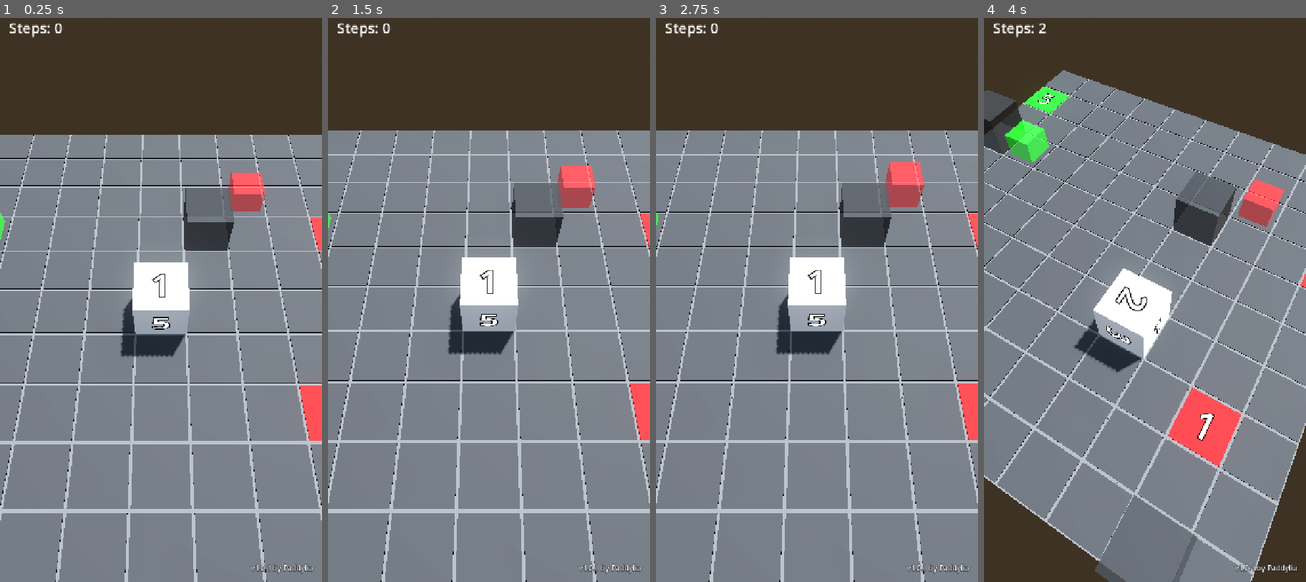
Above: before the commit, frames 1-4 (left to right).
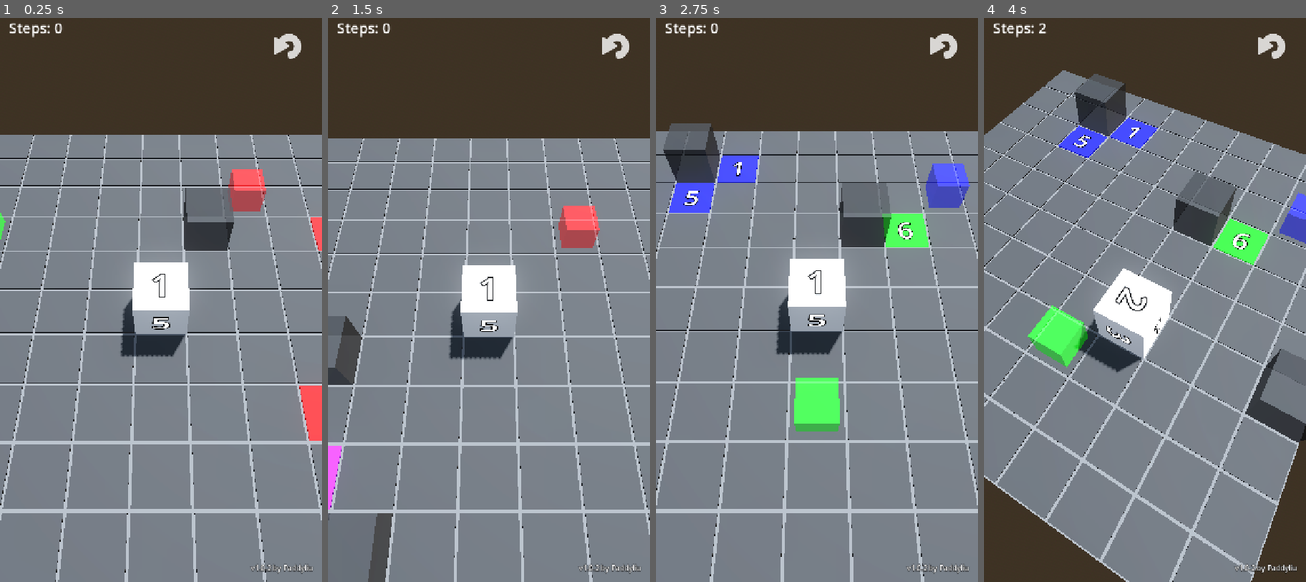
Above: after the commit, the same moments.

Repository: paddy226/MOVE_BOX
Game: Godot game, scene res://main.tscn
Same seed, same stepped clock (60 frames per second), same inputs: the game is played once before the commit and once after it.
Inputs (mouse positions are in pixels of both pictures, inside the frame that each line leads up to):
- Up to frame 1 (0.25 s): no input
- Up to frame 2 (1.5 s): click (614, 46) at 0.52 s; click (614, 46) at 1.27 s
- Up to frame 3 (2.75 s): click (942, 46) at 2.02 s
- Up to frame 4 (4 s): tap Enter (ui_accept) at 2.75, 3.02 s; move the mouse to (1215, 266) at 2.77 s; hold D 2.78-3.5 s; tap Q at 2.85 s; click (1215, 266) at 2.92 s; drag from (1080, 322) to (1128, 412) at 3.52 s

The runs differ from the first frame. In frame 1, 0.4% of the frame differs, in the area x 72-94%, y 2-99%; in frame 2, 18%, in the area x 0-100%, y 2-100%; in frame 3, 9.8%; in frame 4, 11%.

Commit message:
v1.0.2: Implement input buffering, fix touch conflicts, separate author data, and resolve Tween warnings

Diff:
--- a/audio_manager.gd
+++ b/audio_manager.gd
@@ -6,7 +6,8 @@
 	"color_change": preload("res://assets/kenney_interface-sounds/Audio/switch_001.ogg"),
 	"goal": preload("res://assets/kenney_interface-sounds/Audio/confirmation_001.ogg"),
 	"win": preload("res://assets/kenney_interface-sounds/Audio/drop_004.ogg"),
-	"error": preload("res://assets/kenney_interface-sounds/Audio/glass_006.ogg")
+	"error": preload("res://assets/kenney_interface-sounds/Audio/glass_006.ogg"),
+	"ui_click": preload("res://assets/kenney_interface-sounds/Audio/click_001.ogg")
 }
 
 func play(sound_name: String) -> void:
--- a/game_state.gd
+++ b/game_state.gd
@@ -4,4 +4,5 @@
 var last_camera_rotation: Vector3 = Vector3(-PI/3, 0, 0) # 預設俯視 60 度
 var last_camera_distance: float = 7.0 # 預設距離 7
 var current_steps: int = 0
-var version_number: String = "v1.0.1 by Paddyliu"
+var version_number: String = "v1.0.2"
+var author_name: String = "Paddyliu"
--- a/player.gd
+++ b/player.gd
@@ -1,5 +1,5 @@
 extends Node3D
-# player.gd - 修正 Pivot 翻轉位移問題
+# player.gd - 優化手感：加入輸入緩衝區 (Input Buffering)
 
 @export var roll_speed: float = 0.2
 @export var grid_size: float = 1.0
@@ -8,6 +8,7 @@
 var current_bottom_value: int = 6
 var current_color: Color = Color.WHITE # 預設為白色
 var error_cooldown: float = 0.0 # 錯誤音效冷卻時間
+var buffered_input: Vector3 = Vector3.ZERO # 新增：輸入緩衝
 
 @onready var box_mesh: MeshInstance3D = $BoxMesh
 @onready var face_labels_container: Node3D = $BoxMesh/FaceLabels
@@ -27,9 +28,7 @@
 		error_cooldown -= _delta
 
 func _unhandled_input(event: InputEvent) -> void:
-	if is_moving: return
-
-	# 只處理按下的事件 (允許連續按住不放)
+	# 處理鍵盤按下的事件 (允許連續按住不放)
 	if event is InputEventKey and event.pressed:
 		var intent_dir = Vector3.ZERO
 		match event.keycode:
@@ -40,18 +39,25 @@
 
 		if intent_dir != Vector3.ZERO:
 			var world_dir = _get_camera_relative_dir(intent_dir)
-			roll_box(world_dir)
+
+			if is_moving:
+				buffered_input = world_dir # 移動中，存入緩衝
+			else:
+				roll_box(world_dir) # 靜止，直接移動
 
 func _on_swipe_direction_changed(intent_dir: Vector3) -> void:
-	if is_moving or intent_dir == Vector3.ZERO: return
+	if intent_dir == Vector3.ZERO: return
 	var world_dir = _get_camera_relative_dir(intent_dir)
-	roll_box(world_dir)
+
+	if is_moving:
+		buffered_input = world_dir
+	else:
+		roll_box(world_dir)
 
 func _get_camera_relative_dir(intent: Vector3) -> Vector3:
 	var cam = get_viewport().get_camera_3d()
 	if not cam: return intent
 
-	# 取得鏡頭的水平方向 (忽略 Y 軸)
 	var cam_basis = cam.global_transform.basis
 	var cam_forward = -cam_basis.z
 	cam_forward.y = 0
@@ -61,28 +67,23 @@
 	cam_right.y = 0
 	cam_right = cam_right.normalized()
 
-	# 根據意圖合成目標向量
 	var target_vec = Vector3.ZERO
 	if intent == Vector3.FORWARD: target_vec = cam_forward
 	elif intent == Vector3.BACK: target_vec = -cam_forward
 	elif intent == Vector3.LEFT: target_vec = -cam_right
 	elif intent == Vector3.RIGHT: target_vec = cam_right
 
-	# 校準：將目標向量對齊到最接近的世界軸 (X 或 Z)
 	if abs(target_vec.x) > abs(target_vec.z):
-		return Vector3(sign(target_vec.x), 0, 0)
+		return Vector3(round(target_vec.x), 0, 0)
 	else:
-		return Vector3(0, 0, sign(target_vec.z))
+		return Vector3(0, 0, round(target_vec.z))
 
 func _setup_material() -> void:
-	# 為箱子建立一個獨立的材質實例，避免修改到原始資源
 	var mat = StandardMaterial3D.new()
 	mat.albedo_color = current_color
 	mat.roughness = 0.5
-	# Godot 4.x 應使用 set_surface_override_material
 	box_mesh.set_surface_override_material(0, mat)
 
-# 提供給換色點呼叫的公開方法
 func change_color(new_color: Color) -> void:
 	current_color = new_color
 	var mat = box_mesh.get_surface_override_material(0)
@@ -90,18 +91,14 @@
 		mat.albedo_color = new_color
 	print("箱子顏色已更換為: ", new_color)
 
-# 達成目標時的閃爍效果
 func flash() -> void:
 	var mat = box_mesh.get_surface_override_material(0)
 	if not mat is StandardMaterial3D: return
-
 	var old_emission = mat.emission_enabled
 	var old_energy = mat.emission_energy_multiplier
-
 	mat.emission_enabled = true
 	mat.emission = Color.WHITE
 	mat.emission_energy_multiplier = 1.2
-
 	var tween = get_tree().create_tween()
 	tween.tween_property(mat, "emission_energy_multiplier", 0.0, 0.4).set_trans(Tween.TRANS_CUBIC).set_ease(Tween.EASE_OUT)
 	tween.chain().tween_callback(func():
@@ -110,7 +107,9 @@
 	)
 
 func roll_box(dir: Vector3) -> void:
-	# 0. 邊界檢查 (檢查目標位置是否有地板)
+	if is_moving: return
+
+	# 邊界檢查
 	var next_pos = Vector2i(round(global_position.x + dir.x * grid_size), round(global_position.z + dir.z * grid_size))
 	var level = get_parent().get_node_or_null("Level")
 	if level:
@@ -118,35 +117,25 @@
 		if tile == null or tile.type == Tile.TileType.OBSTACLE:
 			if error_cooldown <= 0:
 				AudioManager.play("error")
-				error_cooldown = 0.5 # 設定 0.5 秒冷卻
-			return # 目標位置沒有地板或是有障礙物，直接返回
+				error_cooldown = 0.5
+			return
 
 	is_moving = true
 	AudioManager.play("roll")
 
-	# 增加步數
 	GameState.current_steps += 1
 	stepped.emit(GameState.current_steps)
 
-	# 1. 計算軸心點 (世界座標)
 	var pivot_pos: Vector3 = global_position + (dir * grid_size * 0.5) + (Vector3.DOWN * grid_size * 0.5)
-
-	# 2. 建立臨時 Pivot 節點
 	var pivot_node = Node3D.new()
 	get_parent().add_child(pivot_node)
 	pivot_node.global_position = pivot_pos
 
-	# 3. 將自己移交給 Pivot 節點 (保持世界座標)
 	var original_parent = get_parent()
 	self.reparent(pivot_node, true)
 
-	# 4. 計算旋轉軸
 	var axis: Vector3 = dir.cross(Vector3.DOWN).normalized()
-
-	# 5. 使用 Tween 旋轉 Pivot
-	# 這裡我們旋轉 90 度 (PI/2)
 	var tween = get_tree().create_tween()
-	# 我們旋轉的是 pivot_node 的旋轉屬性
 	tween.tween_method(
 		func(angle: float): pivot_node.basis = Basis(axis, angle),
 		0.0, PI/2, roll_speed
@@ -154,21 +143,20 @@
 
 	await tween.finished
 
-	# 6. 回到原父節點，並清除臨時 Pivot (保持世界座標)
 	self.reparent(original_parent, true)
 	pivot_node.queue_free()
 
-	# 7. 最終座標與角度校準
 	_snap_to_grid()
-
-	# 8. 更新底面數字
 	_update_bottom_face()
-
-	# 9. 偵測所在格子並觸發效果
 	_check_tile_effect()
 
 	is_moving = false
-	print("箱子位置: ", global_position, " 底面數字: ", current_bottom_value)
+
+	# 處理緩衝指令
+	if buffered_input != Vector3.ZERO:
+		var next_dir = buffered_input
+		buffered_input = Vector3.ZERO
+		roll_box(next_dir)
 
 func _check_tile_effect() -> void:
 	var level = get_parent().get_node_or_null("Level")
@@ -181,27 +169,19 @@
 func _update_bottom_face() -> void:
 	var best_dot = -1.0
 	var new_value = 1
-
 	for label in face_labels_container.get_children():
 		if label is Label3D:
-			# 取得 Label 在世界空間中的朝外向量 (通常是它的 local Z)
 			var face_normal = label.global_transform.basis.z.normalized()
-			# 與 Vector3.DOWN (0, -1, 0) 做內積，數值越大代表越接近朝下
 			var dot = face_normal.dot(Vector3.DOWN)
-
 			if dot > best_dot:
 				best_dot = dot
 				new_value = int(label.text)
-
 	current_bottom_value = new_value
 
 func _snap_to_grid() -> void:
-	# 強制座標與角度精確對齊
 	global_position.y = 0.0
 	global_position.x = round(global_position.x / grid_size) * grid_size
 	global_position.z = round(global_position.z / grid_size) * grid_size
-
-	# 透過 Basis 強制正交對齊
 	var b = global_transform.basis
 	var x = Vector3(round(b.x.x), round(b.x.y), round(b.x.z))
 	var y = Vector3(round(b.y.x), round(b.y.y), round(b.y.z))
--- a/project.godot
+++ b/project.godot
@@ -24,6 +24,15 @@
 GameState="*res://game_state.gd"
 AudioManager="*res://audio_manager.gd"
 
+[display]
+
+window/size/viewport_width=720
+window/size/viewport_height=1280
+window/size/window_width_override=360
+window/size/window_height_override=640
+window/stretch/mode="canvas_items"
+window/handheld/orientation=1
+
 [physics]
 
 3d/physics_engine="Jolt Physics"
@@ -34,12 +43,3 @@
 renderer/rendering_method="gl_compatibility"
 renderer/rendering_method.mobile="gl_compatibility"
 textures/vram_compression/import_etc2_astc=true
-
-[display]
-
-window/size/viewport_width=720
-window/size/viewport_height=1280
-window/size/window_width_override=360
-window/size/window_height_override=640
-window/stretch/mode="canvas_items"
-window/handheld/orientation=1
--- a/swipe_detector.gd
+++ b/swipe_detector.gd
@@ -4,7 +4,7 @@
 signal direction_changed(direction: Vector3)
 signal pinched(delta: float)
 signal camera_dragged(relative: Vector2)
-signal camera_reset_requested # 新增：鏡頭復位信號
+signal camera_reset_requested # 鏡頭復位信號
 
 var swipe_start_pos: Vector2 = Vector2.ZERO
 var min_swipe_distance: float = 50.0
@@ -14,16 +14,22 @@
 var touches: Dictionary = {}
 var last_pinch_distance: float = 0.0
 var last_pinch_center: Vector2 = Vector2.ZERO
+var is_multi_touch: bool = false # 多指操作鎖定
 
 # 雙指連點偵測
 var last_two_finger_tap_time: int = 0
 const DOUBLE_TAP_DELAY_MS: int = 350 # 350 毫秒內的連點判定為雙擊
 
 func _input(event: InputEvent) -> void:
-	# 處理多指觸控
+	# 處理多指觸控 (手機/Android)
 	if event is InputEventScreenTouch:
 		if event.is_pressed():
 			touches[event.index] = event.position
+
+			# 如果偵測到兩指以上，立即鎖定單指滑動
+			if touches.size() >= 2:
+				is_multi_touch = true
+
 			if touches.size() == 1:
 				swipe_start_pos = event.position
 			elif touches.size() == 2:
@@ -31,7 +37,7 @@
 				var current_time = Time.get_ticks_msec()
 				if current_time - last_two_finger_tap_time < DOUBLE_TAP_DELAY_MS:
 					camera_reset_requested.emit()
-					last_two_finger_tap_time = 0 # 觸發後重置，避免三連點變兩次雙擊
+					last_two_finger_tap_time = 0
 				else:
 					last_two_finger_tap_time = current_time
 
@@ -39,18 +45,20 @@
 				last_pinch_center = (touches[0] + touches[1]) * 0.5
 		else:
 			touches.erase(event.index)
+			if touches.size() == 0:
+				# 全部放開才解除鎖定
+				is_multi_touch = false
+				current_direction = Vector3.ZERO
+				direction_changed.emit(current_direction)
+
 			if touches.size() < 2:
 				last_pinch_distance = 0.0
 				last_pinch_center = Vector2.ZERO
 
-			if touches.size() == 0:
-				current_direction = Vector3.ZERO
-				direction_changed.emit(current_direction)
-
 	if event is InputEventScreenDrag:
 		touches[event.index] = event.position
 
-		# 如果是雙指觸控
+		# 如果是雙指觸控 (控制鏡頭)
 		if touches.size() == 2:
 			var pos1 = touches[0]
 			var pos2 = touches[1]
@@ -69,20 +77,21 @@
 				camera_dragged.emit(relative)
 			last_pinch_center = center
 
-		# 如果是單指，處理方向
-		elif touches.size() == 1:
+		# 如果是單指，且未處於多指操作鎖定中，處理方向 (翻動箱子)
+		elif touches.size() == 1 and not is_multi_touch:
 			_calculate_swipe(event.position)
 
-	# 滑動偵測 (支援滑鼠點擊)
+	# 滑動偵測 (支援 PC 滑鼠點擊)
 	if event is InputEventMouseButton:
-		if event.is_pressed():
+		if event.is_pressed() and event.button_index == MOUSE_BUTTON_LEFT:
 			swipe_start_pos = event.position
-		else:
+		elif not event.is_pressed() and event.button_index == MOUSE_BUTTON_LEFT:
 			current_direction = Vector3.ZERO
 			direction_changed.emit(current_direction)
 
 	if event is InputEventMouseMotion:
-		if event.button_mask & MOUSE_BUTTON_MASK_LEFT:
+		# 只有左鍵按住且沒有多指觸控時才處理滑鼠滑動
+		if event.button_mask & MOUSE_BUTTON_MASK_LEFT and not is_multi_touch:
 			_calculate_swipe(event.position)
 
 func _calculate_swipe(end_pos: Vector2) -> void:
--- a/tile.gd
+++ b/tile.gd
@@ -74,15 +74,18 @@
 
 	base_mesh.set_surface_override_material(0, base_mat)
 
-# 讓換色方塊飄浮
-func _animate_color_box() -> void:
+# 讓換色方塊飄浮 (改用遞迴式 Tween 避開 Infinite loop 警告)
+func _animate_color_box(up: bool = true) -> void:
+	if not is_inside_tree() or type != TileType.COLOR_CHANGER: return
+
 	if active_tween:
 		active_tween.kill()
 
-	# 飄浮
-	active_tween = get_tree().create_tween().set_loops().set_trans(Tween.TRANS_SINE)
-	active_tween.tween_property(color_box, "position:y", 0.4, 1.0).from(0.2)
-	active_tween.tween_property(color_box, "position:y", 0.2, 1.0)
+	active_tween = get_tree().create_tween()
+	var target_y = 0.4 if up else 0.2
+
+	active_tween.tween_property(color_box, "position:y", target_y, 1.2).set_trans(Tween.TRANS_SINE).set_ease(Tween.EASE_IN_OUT)
+	active_tween.finished.connect(func(): _animate_color_box(not up))
 
 # 當箱子踩上這格時被呼叫
 func on_stepped(player: Node3D) -> void:
--- a/ui.gd
+++ b/ui.gd
@@ -11,8 +11,11 @@
 	flash_rect.modulate.a = 0.0 # 初始透明
 	step_label.text = "Steps: 0"
 
-	# 顯示版本號 (動態建立以確保出現在右下角)
+	# 顯示版本號
 	_setup_version_label()
+
+	# 新增：建立重新開始按鈕
+	_setup_restart_button()
 
 	# 連接按鈕信號
 	var restart_btn = $VictoryPanel/VBoxContainer/RestartButton
@@ -52,8 +55,41 @@
 		version_label.add_theme_color_override("font_outline_color", Color.BLACK)
 		version_label.add_theme_constant_override("outline_size", 4)
 
-	version_label.text = GameState.version_number
+	version_label.text = GameState.version_number + " by " + GameState.author_name
 	version_label.move_to_front()
+
+func _setup_restart_button() -> void:
+	var hud = get_node_or_null("HUD")
+	if not hud: return
+
+	var restart_btn = hud.get_node_or_null("ManualRestartButton")
+	if not restart_btn:
+		restart_btn = TextureButton.new()
+		restart_btn.name = "ManualRestartButton"
+		hud.add_child(restart_btn)
+
+		# 載入圖示 (使用 White 2x 版本)
+		var icon_tex = load("res://assets/kenney_game-icons/PNG/White/2x/return.png")
+		restart_btn.texture_normal = icon_tex
+
+		# 設定位置 (右上角，留一些邊距)
+		restart_btn.set_anchors_and_offsets_preset(Control.PRESET_TOP_RIGHT, Control.PRESET_MODE_MINSIZE, 30)
+
+		# 重要：向左生長，避免超出螢幕
+		restart_btn.grow_horizontal = Control.GROW_DIRECTION_BEGIN
+
+		# 調整大小
+		restart_btn.custom_minimum_size = Vector2(64, 64)
+		restart_btn.ignore_texture_size = true
+		restart_btn.stretch_mode = TextureButton.STRETCH_KEEP_ASPECT_CENTERED
+
+		# 設定顏色調配
+		restart_btn.modulate = Color(1, 1, 1, 0.8)
+
+		# 連接按下事件
+		restart_btn.pressed.connect(_on_restart_button_pressed)
+
+	restart_btn.move_to_front()
 
 func _on_player_stepped(count: int) -> void:
 	step_label.text = "Steps: " + str(count)
@@ -72,6 +108,7 @@
 	# get_tree().paused = true
 
 func _on_restart_button_pressed() -> void:
+	AudioManager.play("ui_click")
 	# 重啟關卡
 	# get_tree().paused = false
 	get_tree().reload_current_scene()
Not shown, changed: gemini_log.md
Not shown, added: output/MoveBox_v1.0.1_debug.apk
Not shown, added: output/MoveBox_v1.0.1_debug.apk.idsig
